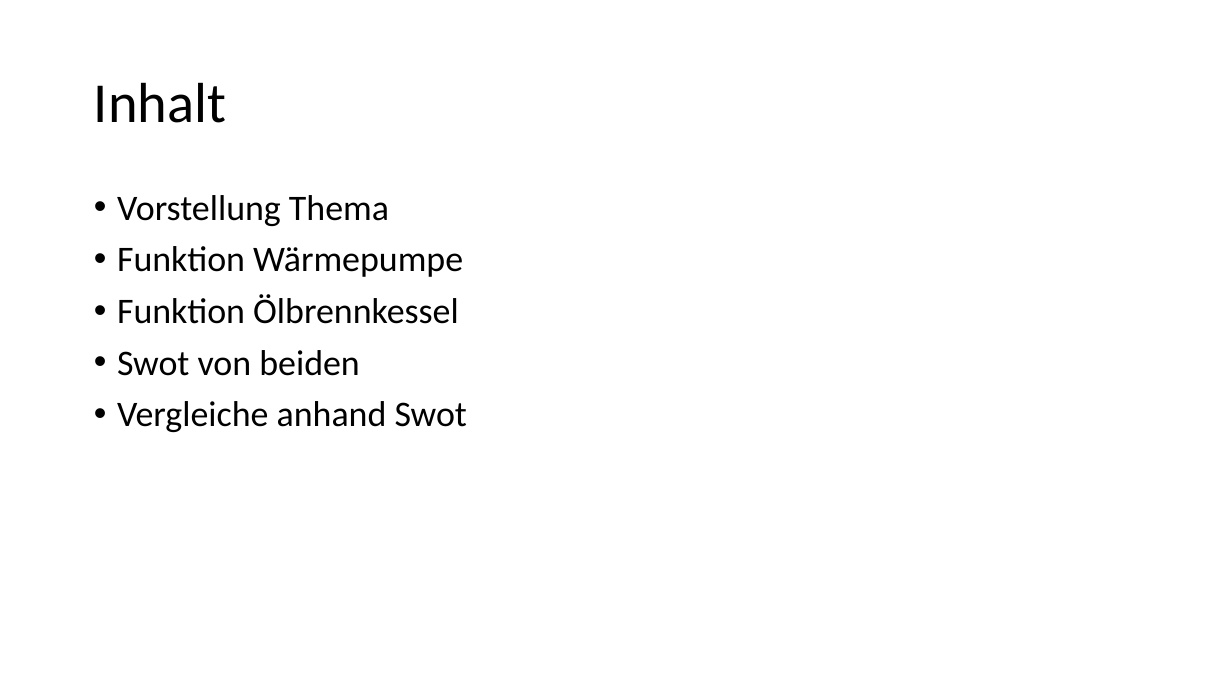
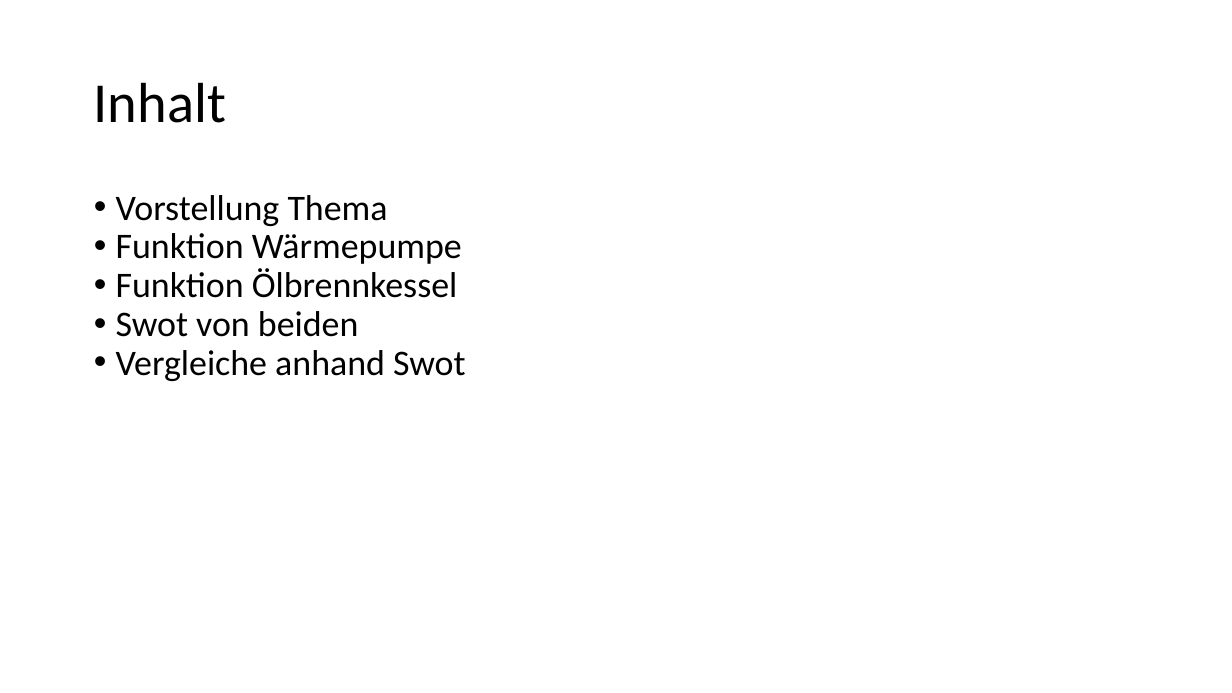
Before and after one commit to Gpas/nachhaltigkeit, a slide deck: slide 2 of presentation/Wärmepumpe.pptx. Drawn at 1232x693 pixels with LibreOffice and Linux fonts; fonts in the diff are those of the drawing. Boxes give left, top, right and bottom in pixels: in the first picture for what was removed or moved away, otherwise in the second. Text is boxed around its words. In the diff, an @@ line names an element or a change of style, - is before the commit and + after.

```diff
--- a/presentation/Wärmepumpe.pptx
+++ b/presentation/Wärmepumpe.pptx
@@ text "Vorstellung Thema" at (x1=116, y1=195, x2=465, y2=381): indent changed; less space between paragraphs @@
```
Also in this commit, not shown: 4 other slides changed, 1 slide added.
